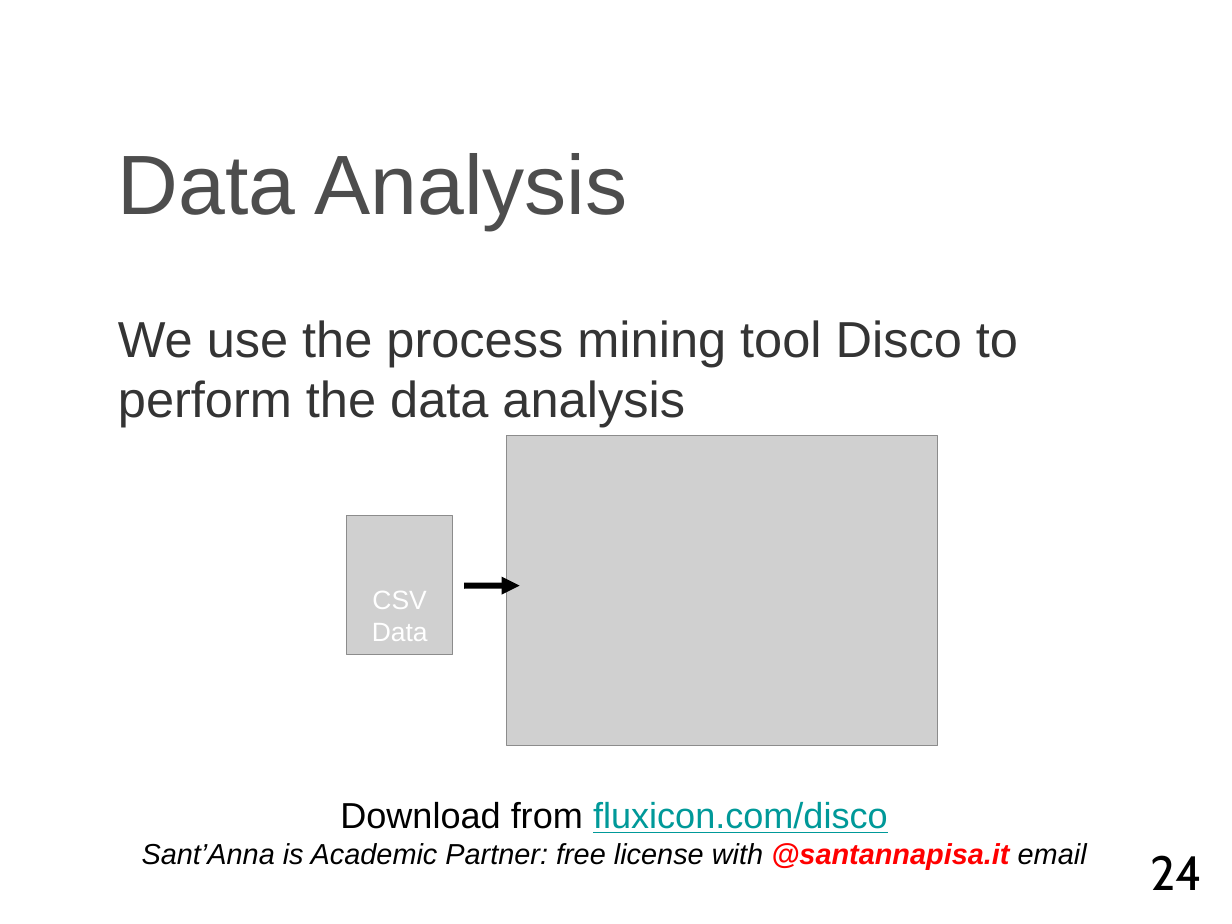
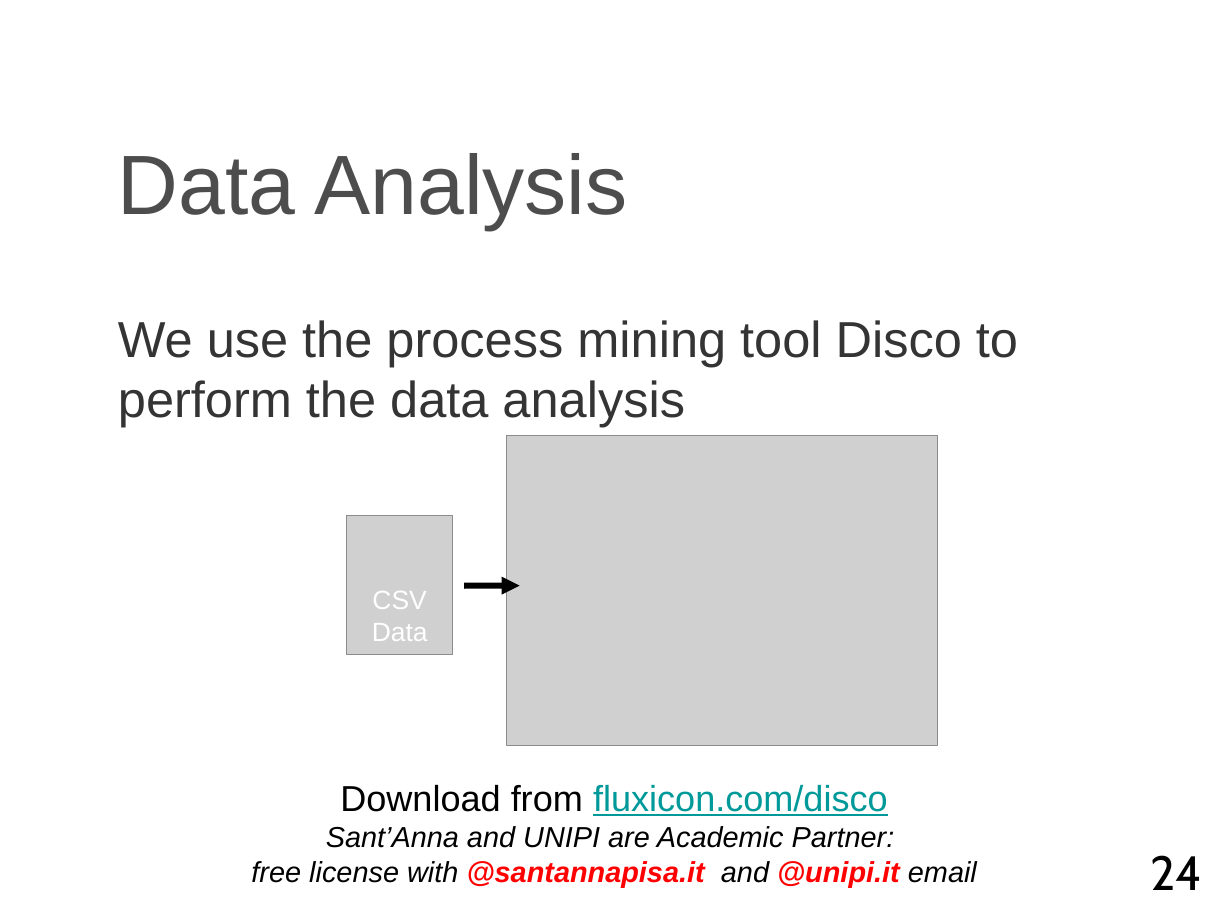
Before and after one commit to EMbeDS-education/ComputingDataAnalysisModeling20262027, a slide deck: slide 24 of BPM_PM/slides/processMining/ProcessMiningTutorial.pptx. Drawn at 1232x924 pixels with LibreOffice and Linux fonts; fonts in the diff are those of the drawing; grey boxes stand for pictures; background and template pictures are left out. Boxes give left, top, right and bottom in pixels: in the first picture for what was removed or moved away, otherwise in the second. Text is boxed around its words. In the diff, an @@ line names an element or a change of style, - is before the commit and + after.

```diff
--- a/BPM_PM/slides/processMining/ProcessMiningTutorial.pptx
+++ b/BPM_PM/slides/processMining/ProcessMiningTutorial.pptx
@@ text at (x1=251, y1=785, x2=977, y2=887): text changed @@
-Download from fluxicon.com/disco
-Sant’Anna is Academic Partner: free license with @santannapisa.it email
+Download from fluxicon.com/disco
+Sant’Anna and UNIPI are Academic Partner:
+free license with @santannapisa.it and @unipi.it email
```
Also in this commit, not shown: 1 other slide changed, 2 other files.
